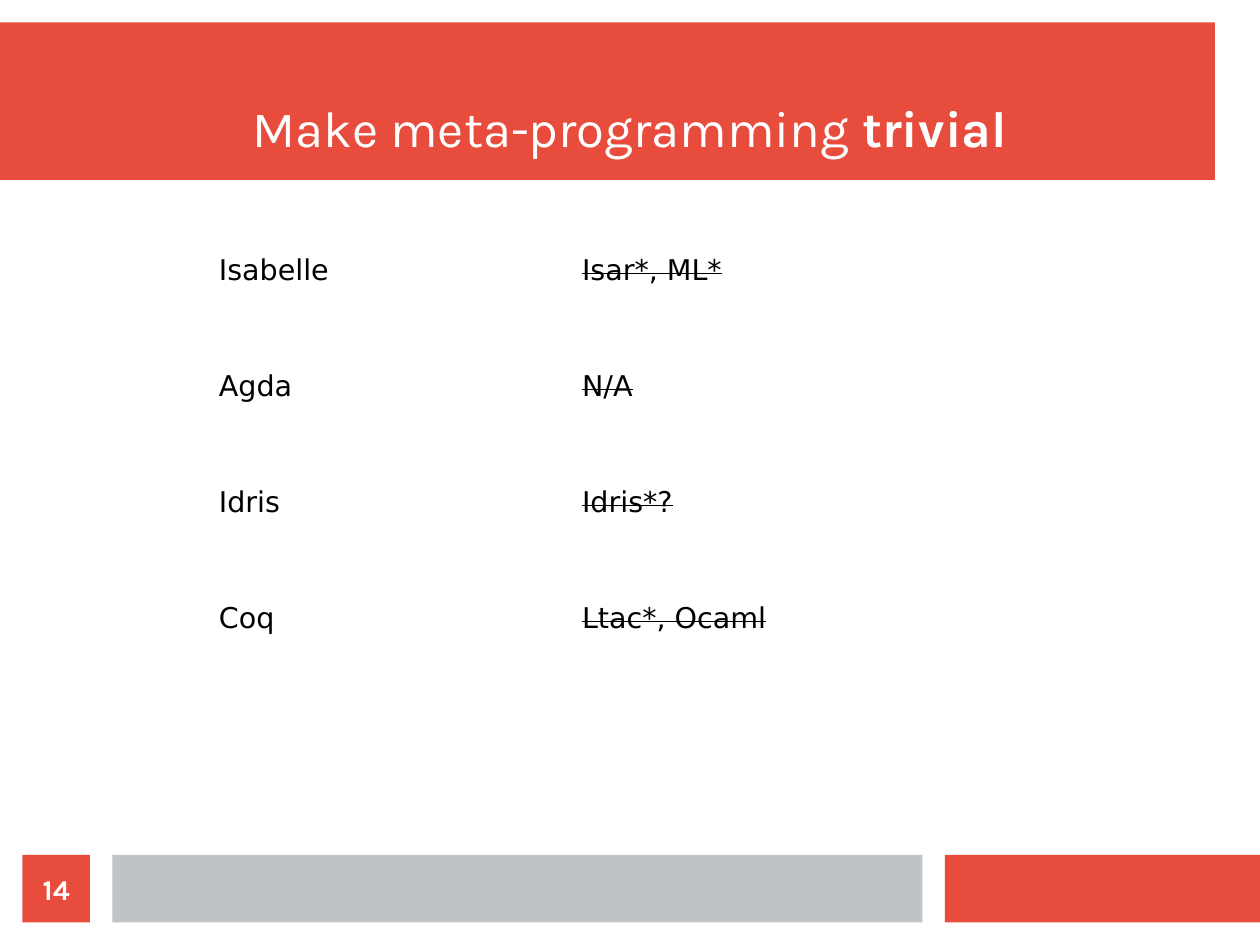
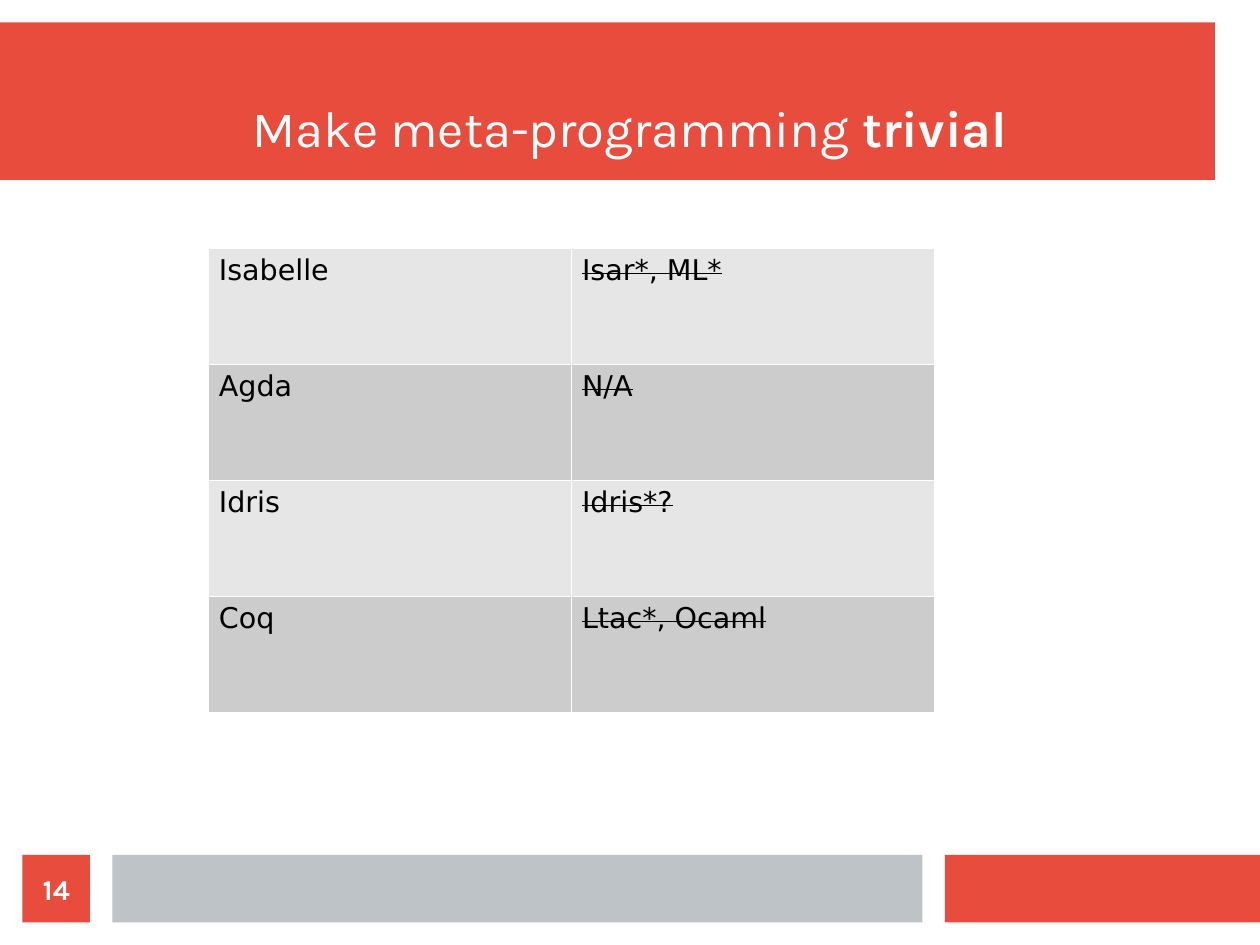
Before and after one commit to wilbowma/cur, a slide deck: slide 14 of hope-2016/slides.odp. Drawn at 1260x945 pixels with LibreOffice and Linux fonts; fonts in the diff are those of the drawing. Boxes give left, top, right and bottom in pixels: in the first picture for what was removed or moved away, otherwise in the second. Text is boxed around its words. In the diff, an @@ line names an element or a change of style, - is before the commit and + after.

```diff
--- a/hope-2016/slides.odp
+++ b/hope-2016/slides.odp
@@ table at bbox=[208, 248, 935, 712] @@
@@ fill none to #E6E6E6 in 4 cells @@
@@ fill none to #CCCCCC in 4 cells @@
```
Also in this commit, not shown: 5 other slides changed, 4 slides added, 1 other file.
